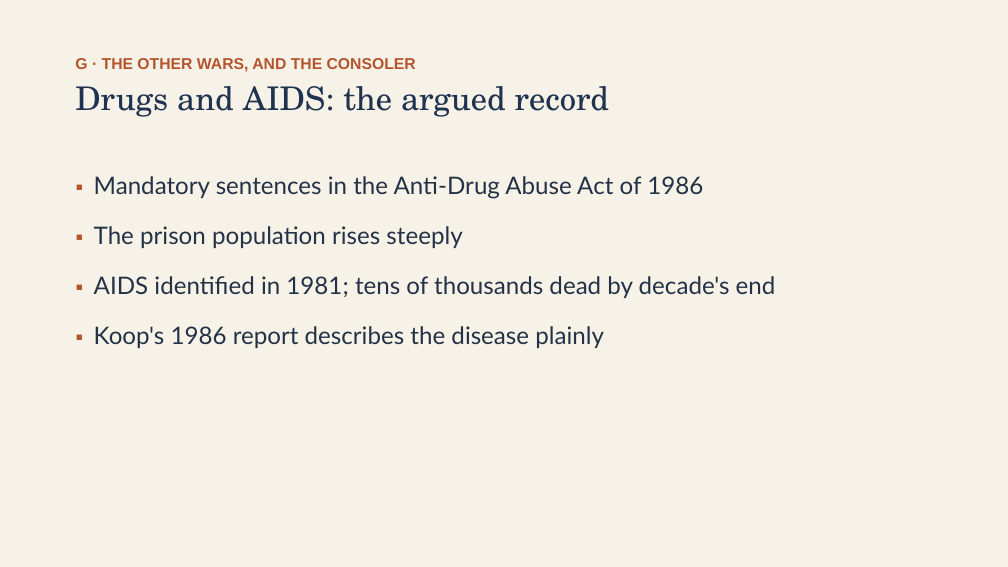
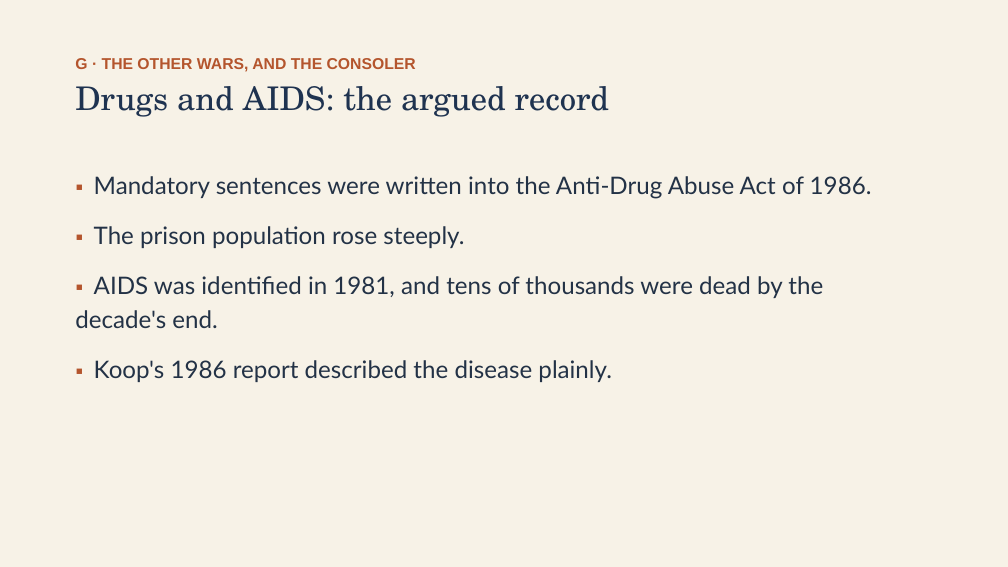
Before and after one commit to ab17gthb/humanities-curriculum-group, a slide deck: slide 23 of modern-america/lesson-02/lesson-02-slides.pptx. Drawn at 1008x567 pixels with LibreOffice and Linux fonts; fonts in the diff are those of the drawing. Boxes give left, top, right and bottom in pixels: in the first picture for what was removed or moved away, otherwise in the second. Text is boxed around its words. In the diff, an @@ line names an element or a change of style, - is before the commit and + after.

```diff
--- a/modern-america/lesson-02/lesson-02-slides.pptx
+++ b/modern-america/lesson-02/lesson-02-slides.pptx
@@ text at [75,176,872,382]: text changed @@
-▪ Mandatory sentences in the Anti-Drug Abuse Act of 1986
-▪ The prison population rises steeply
-▪ AIDS identified in 1981; tens of thousands dead by decade's end
-▪ Koop's 1986 report describes the disease plainly
+▪ Mandatory sentences were written into the Anti-Drug Abuse Act of 1986.
+▪ The prison population rose steeply.
+▪ AIDS was identified in 1981, and tens of thousands were dead by the decade's end.
+▪ Koop's 1986 report described the disease plainly.
```
Also in this commit, not shown: 9 other slides changed, 6 other files.
